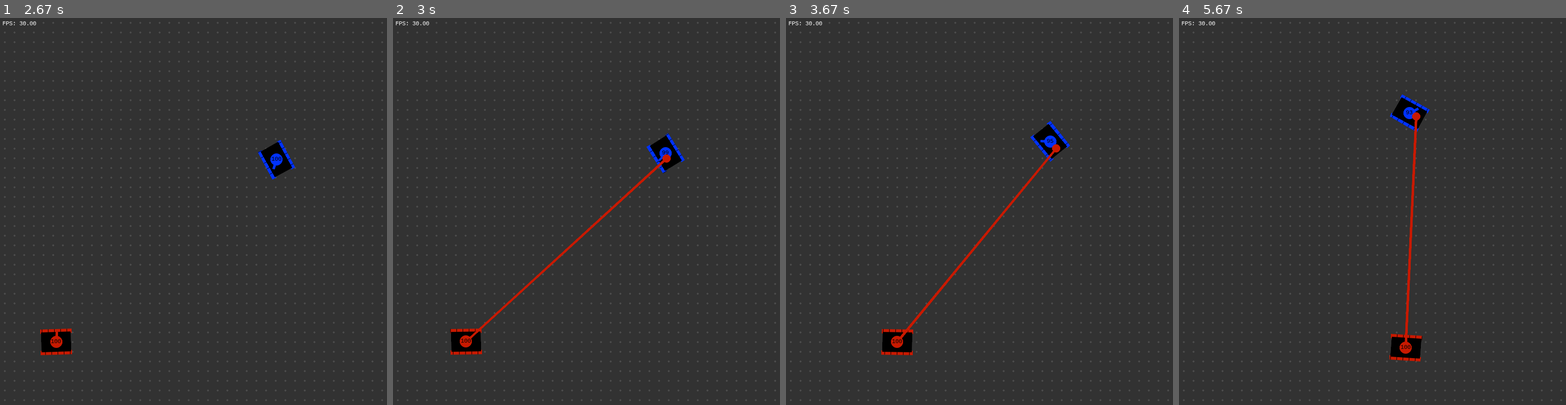
Above: before the commit, frames 1-4 (left to right).
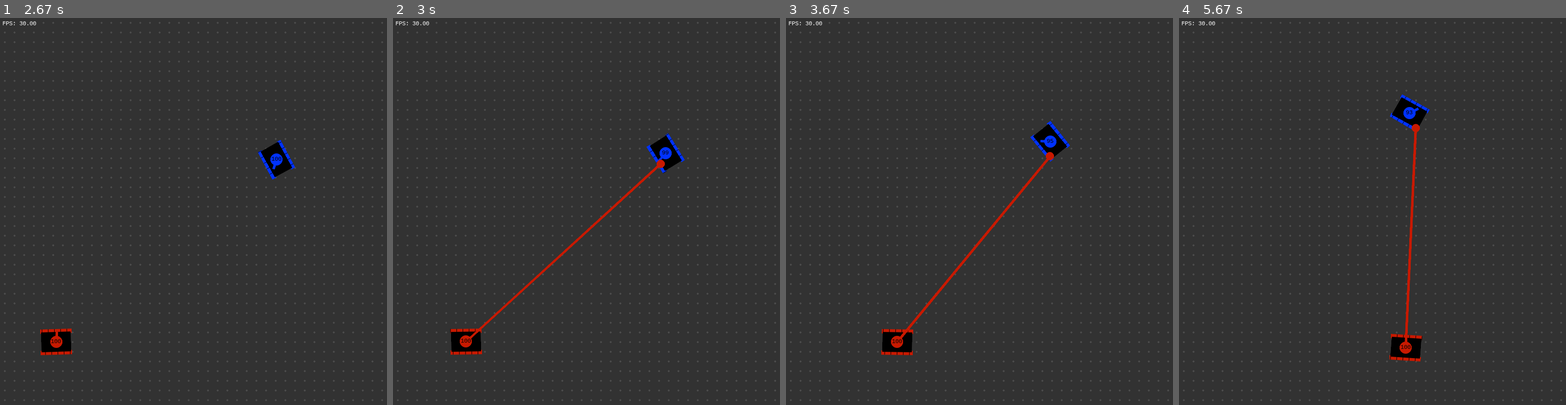
Above: after the commit, the same moments.

Repository: ginop/LaserTanks
Game: pygame game, started from LaserTanks.py
The game is run twice, just before and just after one commit, with the same random seed, the same clock (stepped at 60 frames per second) and the same inputs.
Inputs:
- Up to frame 1 (2.67 s): no input
- Up to frame 2 (3 s): no input
- Up to frame 3 (3.67 s): no input
- Up to frame 4 (5.67 s): no input

Frame 1 is identical in both runs. In frame 2, less than 0.1% of the frame differs, in the area x 31-72%, y 35-73%; in frame 3, 0.1%, in the area x 32-71%, y 32-81%; in frame 4, less than 0.1%.

Commit message:
Added tests, fixed laser hit detection

Diff:
--- a/Tank.py
+++ b/Tank.py
@@ -47,9 +47,16 @@
         # Load named module and instantiate object of class with same name
         self.control = import_module(control).__dict__[control]()
 
+        """Traditional x (horizontal, positive to the right) and y (vertical,
+        positive up) coordinates with origin at lower left corner of arena."""
         self.position = np.array(pos).astype(float)
+        """First element is right-handed rotation of body in arena with 0 on
+        x-axis and positive angles rotating CCW. Second is similarly defined
+        angle between body an dturret, 0 is forward. In degrees."""
         self.orientation = np.array(orient).astype(float)
+        """Tank speed, always in the forward direction."""
         self.speed = 0.
+        """Rate of change of self.orientation[0]"""
         self.spin = 0.
 
         self.drive = np.array([0., 0.])  # normalized L, R tread force (in +-1)
@@ -326,13 +333,16 @@
             x2 = hitbox[ii+1, 0]
             y2 = hitbox[ii+1, 1]
             if x1 >= 0 or x2 >= 0:
-                if y1 == 0 and y2 == 0:
+                # testing against 0 doesn't work in all cases because of
+                # rounding errors so we test agianst this theshold instead.
+                e = 1e-12
+                if abs(y1) < e and abs(y2) < e:
                     """when both points lie on the x axis, the hit occurs at
                     the lower non-negative number, or at 0 if one is negative
                     (which would indicate a tank crash)"""
                     dist.append(max(0, hitbox[ii:ii+1, 0].min()))
-                elif (y1 <= 0 and y2 >= 0) or (y1 >= 0 and y2 <= 0):
-                    dist.append(max(0, x1 + y1*(x2-x1)/(y2-y1)))
+                elif (y1 <= e and y2 >= -e) or (y1 >= -e and y2 <= e):
+                    dist.append(max(0, x1 - y1*(x2-x1)/(y2-y1)))
         if len(dist) > 0:
             return min(dist)
         else:
--- /dev/null
+++ b/TestTank.py
@@ -0,0 +1,80 @@
+import unittest
+import numpy as np
+from Tank import Tank
+
+
+class SimplisticTest(unittest.TestCase):
+
+    def test_create_tank(self):
+        """Should be able to define position and orientation as list or tuple
+        or array and all numeric types should be converted to floats."""
+        for n in [0, 0.]:
+            for m in [[n, n], (n, n), np.array([n, n])]:
+                msg = 'Failed to properly interpret a {} of {}s.'.format(type(m), type(n))
+                T = Tank('LaserTankController', (0, 0, 0), m, m)
+                self.assertTrue(np.all(T.position == np.array([0., 0.])), msg)
+                self.assertTrue(np.all(T.orientation == np.array([0., 0.])), msg)
+
+    def test_detect_hit(self):
+        """Test laser hit detection"""
+        T = Tank('LaserTankController', (0, 0, 0), (0, 0), (0, 0))
+        # Override the tank shape to make testing easier
+        T.body_length = 2.
+        T.body_width = 2.
+        # Laser defined as tuple of origin x and y and angle
+        # A hit returns the distance to the impact, a miss returns None
+
+        def hit_test(laser, output):
+            if output is None:
+                self.assertEqual(T.detect_hit(laser), None)
+            else:
+                self.assertTrue(abs(T.detect_hit(laser) - output) < 1e-12,
+                                "{} != {}".format(T.detect_hit(laser), output))
+
+        # To the right pointed right, a miss
+        hit_test((2, 0, 0), None)
+        hit_test((2, 0, 360), None)
+        hit_test((2, 0, -360), None)
+        # To the right pointed left, a hit
+        hit_test((2, 0, 180), 1)
+        # To the left pointed left, a miss
+        hit_test((-2, 0, 180), None)
+        # To the left pointed right, a hit
+        hit_test((-2, 0, 0), 1)
+        # Above pointed up, a miss
+        hit_test((0, 2, 90), None)
+        # Above pointed down, a hit
+        hit_test((0, 2, -90), 1)
+        # Below pointed down, a miss
+        hit_test((0, -2, -90), None)
+        # Below pointed up, a hit
+        hit_test((0, -2, 90), 1)
+
+        # Corner shot from NE
+        hit_test((2, 2, 45), None)
+        hit_test((2, 2, -135), np.sqrt(2))
+        # Corner shot from SW
+        hit_test((-2, -2, -45), None)
+        hit_test((-2, -2, 45), np.sqrt(2))
+
+        # Glancing blow
+        hit_test((1, 2, -90), 1)
+        hit_test((2, 1, 180), 1)
+        hit_test((-1, -2, 90), 1)
+        hit_test((-2, -1, 0), 1)
+
+        # Angled impact (not 0 or 90 degrees)
+        T.orientation[0] = 45.0
+        hit_test((2, 2, -135), 2*np.sqrt(2) - 1)
+        T.orientation[0] = 45.0
+        hit_test((-2, -2, 45), 2*np.sqrt(2) - 1)
+        # With target not on origin
+        T.position = np.array([1/2, -1/2])
+        T.orientation[0] = 45.0
+        hit_test((2, 2, -135), 2*np.sqrt(2) - 1)
+        T.orientation[0] = 45.0
+        hit_test((-2, -2, 45), 2*np.sqrt(2) - 1)
+
+
+if __name__ == '__main__':
+    unittest.main()
